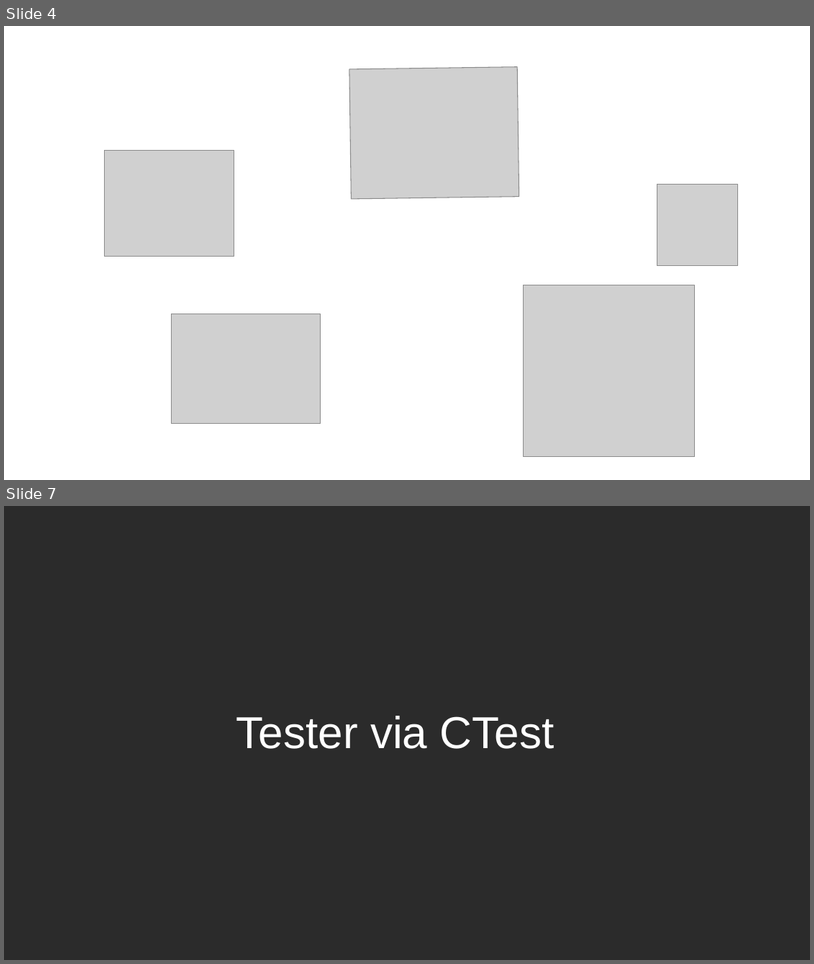
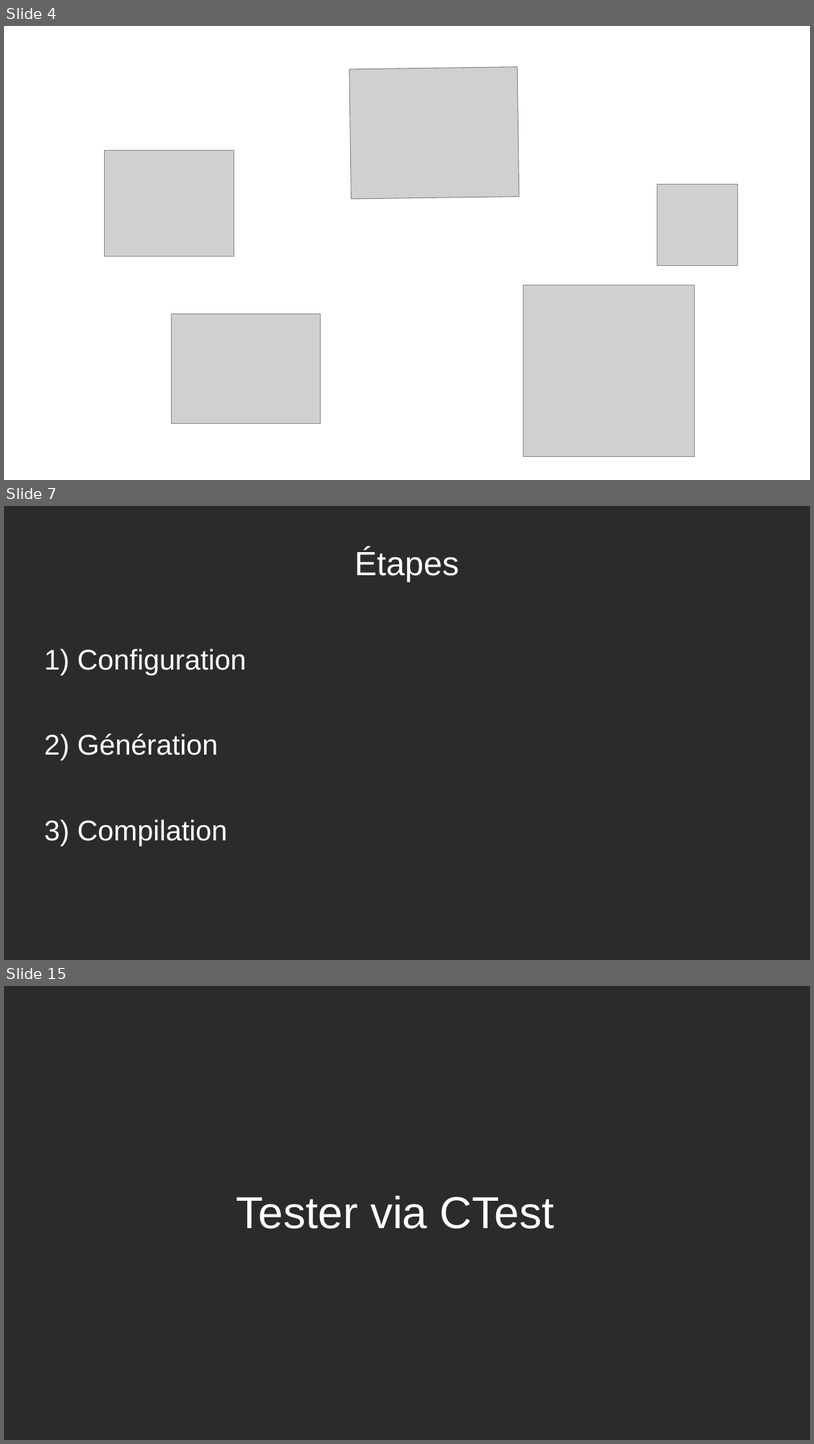
Before and after one commit to joeBlinx/Presentation_CMake, a slide deck: Presentation_CMake.odp. Shown one above the other, each under a label of ours: slides 4 and 7 before the commit, slides 4, 7 and 15 after it; the slides between them are not shown. The pictures are 814x964 and 814x1444 pixels, drawn with LibreOffice and Linux fonts; fonts in the diff are those of the drawing; grey boxes stand for pictures; background and template pictures are left out; a plain dark background stands for a picture behind light text. Boxes give left, top, right and bottom in pixels: in the first picture for what was removed or moved away, otherwise in the second. Text is boxed around its words. In the diff, an @@ line names an element or a change of style, - is before the commit and + after.

```diff
--- a/Presentation_CMake.odp
+++ b/Presentation_CMake.odp
@@ slide 7 added at <box>4,506,810,960</box>, background picture (left out) @@
@@ title added at <box>355,548,459,582</box>, 33 pt, text #FFFFFF @@
+Étapes
@@ subtitle added at <box>77,649,247,846</box>, 28 pt, text #FFFFFF @@
+1) Configuration
+2) Génération
+3) Compilation
@@ what was slide 7 is now slide 15 @@
```
Also in this commit, not shown: 3 slides changed, 7 other slides added, 2 other files.
